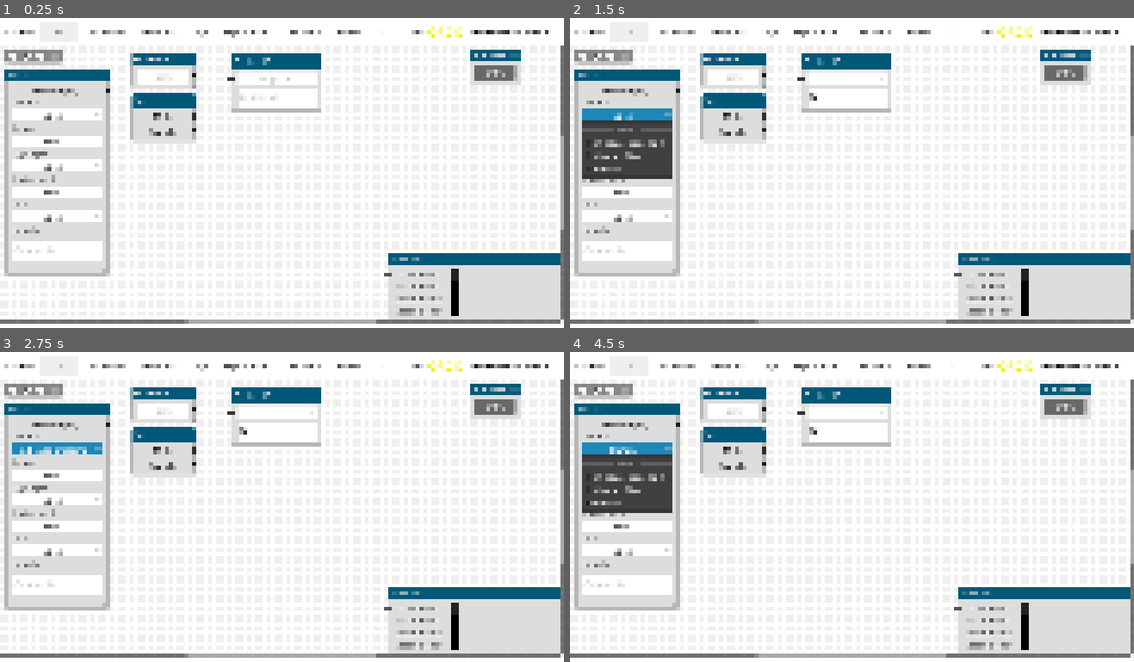
Above: before the commit, frames 1-4 (two rows, left to right).
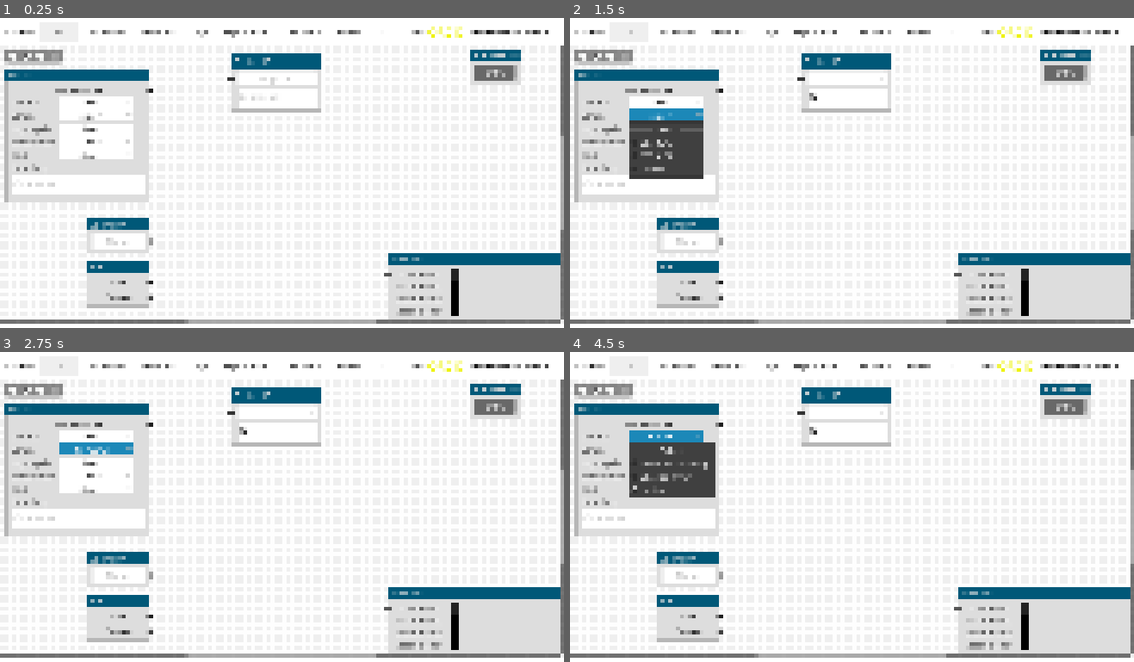
Above: after the commit, the same moments.

Repository: sciple/metadata-app
Game: Godot game, scene res://main.tscn
Two runs of this game, one before a commit and one after it. Both use one fixed random seed, a clock stepped at 60 frames per second and the inputs below.
Inputs (mouse positions are in pixels of both pictures, inside the frame that each line leads up to):
- Up to frame 1 (0.25 s): no input
- Up to frame 2 (1.5 s): click (626, 30) at 0.52 s; type "12" at 0.6 s; click (846, 76) at 0.75 s; type "12" at 0.83 s; click (846, 95) at 0.98 s; type "12" at 1.07 s; click "Select" at 1.25 s
- Up to frame 3 (2.75 s): click "Select" at 2 s
- Up to frame 4 (4.5 s): click "in-house breeding" (after the commit: "Select") at 2.75 s; click "Select" at 3.5 s; click "Harlan" at 4.25 s

The runs differ from the first frame. In frame 1, 10% of the frame differs, in the area x 0-35%, y 11-94%; in frame 2, 11%; in frame 3, 11%; in frame 4, 12%.

Commit message:
MNMS node UI changes

Diff:
--- a/main.tscn
+++ b/main.tscn
@@ -118,15 +118,6 @@
 show_grid_buttons = false
 show_arrange_button = false
 
-[node name="MNMS" parent="GraphEdit" groups=["generic_group"] instance=ExtResource("3_wcure")]
-layout_mode = 0
-offset_left = 11.0
-offset_top = 50.0
-offset_right = 221.0
-offset_bottom = 471.0
-mouse_filter = 1
-position_offset = Vector2(11, 50)
-
 [node name="log" parent="GraphEdit" groups=["generic_group"] instance=ExtResource("6_oagim")]
 layout_mode = 0
 offset_left = 958.0
@@ -138,21 +129,21 @@
 
 [node name="operator" parent="GraphEdit" groups=["generic_group"] instance=ExtResource("7_gjysb")]
 layout_mode = 0
-offset_left = 268.0
-offset_top = 18.0
-offset_right = 397.0
-offset_bottom = 88.0
-mouse_filter = 1
-position_offset = Vector2(268, 18)
+offset_left = 176.0
+offset_top = 356.0
+offset_right = 305.0
+offset_bottom = 426.0
+mouse_filter = 1
+position_offset = Vector2(176, 356)
 
 [node name="sex_plus" parent="GraphEdit" groups=["generic_group"] instance=ExtResource("5_ijwid")]
 layout_mode = 0
-offset_left = 268.0
-offset_top = 104.0
-offset_right = 397.0
-offset_bottom = 197.0
-mouse_filter = 1
-position_offset = Vector2(268, 104)
+offset_left = 176.0
+offset_top = 442.0
+offset_right = 305.0
+offset_bottom = 535.0
+mouse_filter = 1
+position_offset = Vector2(176, 442)
 
 [node name="timeline" parent="GraphEdit" groups=["generic_group"] instance=ExtResource("8_t677l")]
 layout_mode = 1
@@ -180,6 +171,15 @@
 offset_bottom = 135.0
 mouse_filter = 1
 position_offset = Vector2(472, 23)
+
+[node name="MNMS" parent="GraphEdit" instance=ExtResource("3_wcure")]
+layout_mode = 0
+offset_left = 11.0
+offset_top = 50.0
+offset_right = 305.0
+offset_bottom = 322.0
+mouse_filter = 1
+position_offset = Vector2(11, 50)
 
 [node name="orcid_container" type="HBoxContainer" parent="."]
 layout_mode = 1
--- a/static/mnms.tscn
+++ b/static/mnms.tscn
@@ -1,16 +1,13 @@
-[gd_scene load_steps=6 format=3 uid="uid://dd51kugvn0abf"]
+[gd_scene load_steps=5 format=3 uid="uid://dd51kugvn0abf"]
 
 [ext_resource type="PackedScene" uid="uid://bnr0tg0ideh1y" path="res://node_element/node_element.tscn" id="1_vah2h"]
 [ext_resource type="PackedScene" uid="uid://b0qq2mo0de8cu" path="res://node_element/option_button.tscn" id="2_quu13"]
 [ext_resource type="PackedScene" uid="uid://jpdmj2inuyk1" path="res://UI/label.tscn" id="2_wtea6"]
 [ext_resource type="PackedScene" uid="uid://2ef7xpk2mjkj" path="res://node_element/comments.tscn" id="3_u1an4"]
 
-[sub_resource type="StyleBoxFlat" id="StyleBoxFlat_6oo42"]
-
-[node name="MNMS" instance=ExtResource("1_vah2h")]
-offset_right = 210.0
-offset_bottom = 421.0
-resizable = true
+[node name="MNMS" groups=["mnms"] instance=ExtResource("1_vah2h")]
+offset_right = 294.0
+offset_bottom = 266.0
 title = "MNMS"
 slot/0/left_enabled = false
 slot/0/left_type = 0
@@ -39,42 +36,6 @@
 slot/2/right_color = Color(0.133333, 0.133333, 0.133333, 1)
 slot/2/right_icon = null
 slot/2/draw_stylebox = true
-slot/3/left_enabled = false
-slot/3/left_type = 0
-slot/3/left_color = Color(1, 1, 1, 1)
-slot/3/left_icon = null
-slot/3/right_enabled = false
-slot/3/right_type = 0
-slot/3/right_color = Color(0.133333, 0.133333, 0.133333, 1)
-slot/3/right_icon = null
-slot/3/draw_stylebox = true
-slot/4/left_enabled = false
-slot/4/left_type = 0
-slot/4/left_color = Color(1, 1, 1, 1)
-slot/4/left_icon = null
-slot/4/right_enabled = false
-slot/4/right_type = 0
-slot/4/right_color = Color(0.133333, 0.133333, 0.133333, 1)
-slot/4/right_icon = null
-slot/4/draw_stylebox = true
-slot/5/left_enabled = false
-slot/5/left_type = 0
-slot/5/left_color = Color(1, 1, 1, 1)
-slot/5/left_icon = null
-slot/5/right_enabled = false
-slot/5/right_type = 0
-slot/5/right_color = Color(0.133333, 0.133333, 0.133333, 1)
-slot/5/right_icon = null
-slot/5/draw_stylebox = true
-slot/6/left_enabled = false
-slot/6/left_type = 0
-slot/6/left_color = Color(1, 1, 1, 1)
-slot/6/left_icon = null
-slot/6/right_enabled = false
-slot/6/right_type = 0
-slot/6/right_color = Color(0.133333, 0.133333, 0.133333, 1)
-slot/6/right_icon = null
-slot/6/draw_stylebox = true
 
 [node name="global" type="Label" parent="." index="1"]
 layout_mode = 2
@@ -82,14 +43,38 @@
 text = "Global Apply"
 horizontal_alignment = 1
 
-[node name="VBoxContainer" type="VBoxContainer" parent="." index="2"]
+[node name="HBoxContainer" type="HBoxContainer" parent="." index="2"]
 layout_mode = 2
 
-[node name="vendor" parent="VBoxContainer" index="0" instance=ExtResource("2_wtea6")]
+[node name="VBoxContainer_left" type="VBoxContainer" parent="HBoxContainer" index="0"]
 layout_mode = 2
+
+[node name="vendor" parent="HBoxContainer/VBoxContainer_left" index="0" instance=ExtResource("2_wtea6")]
+layout_mode = 2
+size_flags_horizontal = 3
 text = "Vendor"
 
-[node name="vendor_option" parent="VBoxContainer" index="1" instance=ExtResource("2_quu13")]
+[node name="strain" parent="HBoxContainer/VBoxContainer_left" index="1" instance=ExtResource("2_wtea6")]
+layout_mode = 2
+size_flags_horizontal = 3
+text = "Strain"
+
+[node name="light_cycle" parent="HBoxContainer/VBoxContainer_left" index="2" instance=ExtResource("2_wtea6")]
+layout_mode = 2
+text = "Light cycle"
+
+[node name="enrichment" parent="HBoxContainer/VBoxContainer_left" index="3" instance=ExtResource("2_wtea6")]
+layout_mode = 2
+text = "Enrichment"
+
+[node name="diet" parent="HBoxContainer/VBoxContainer_left" index="4" instance=ExtResource("2_wtea6")]
+layout_mode = 2
+text = "Diet"
+
+[node name="VBoxContainer_right" type="VBoxContainer" parent="HBoxContainer" index="1"]
+layout_mode = 2
+
+[node name="vendor_option" parent="HBoxContainer/VBoxContainer_right" index="0" instance=ExtResource("2_quu13")]
 layout_mode = 2
 item_count = 4
 popup/item_1/text = "in-house breeding"
@@ -99,15 +84,9 @@
 popup/item_3/text = "Harlan"
 popup/item_3/id = 3
 
-[node name="VBoxContainer2" type="VBoxContainer" parent="." index="3"]
+[node name="strain_option" parent="HBoxContainer/VBoxContainer_right" index="1" instance=ExtResource("2_quu13")]
 layout_mode = 2
-
-[node name="strain" parent="VBoxContainer2" index="0" instance=ExtResource("2_wtea6")]
-layout_mode = 2
-text = "Strain"
-
-[node name="strain_option" parent="VBoxContainer2" index="1" instance=ExtResource("2_quu13")]
-layout_mode = 2
+size_flags_horizontal = 3
 item_count = 4
 popup/item_1/text = "C57BL/6J"
 popup/item_1/id = 1
@@ -116,14 +95,7 @@
 popup/item_3/text = "DBA/2"
 popup/item_3/id = 3
 
-[node name="VBoxContainer3" type="VBoxContainer" parent="." index="4"]
-layout_mode = 2
-
-[node name="light_cycle" parent="VBoxContainer3" index="0" instance=ExtResource("2_wtea6")]
-layout_mode = 2
-text = "Light cycle"
-
-[node name="light_cycle_option" parent="VBoxContainer3" index="1" instance=ExtResource("2_quu13")]
+[node name="light_cycle_option" parent="HBoxContainer/VBoxContainer_right" index="2" instance=ExtResource("2_quu13")]
 layout_mode = 2
 item_count = 4
 popup/item_1/text = "07:00-19:00 Light"
@@ -133,14 +105,7 @@
 popup/item_3/text = "07:00-19:00 Dark"
 popup/item_3/id = 3
 
-[node name="VBoxContainer4" type="VBoxContainer" parent="." index="5"]
-layout_mode = 2
-
-[node name="enrichment" parent="VBoxContainer4" index="0" instance=ExtResource("2_wtea6")]
-layout_mode = 2
-text = "Enrichment"
-
-[node name="enrichment_option" parent="VBoxContainer4" index="1" instance=ExtResource("2_quu13")]
+[node name="enrichment_option" parent="HBoxContainer/VBoxContainer_right" index="3" instance=ExtResource("2_quu13")]
 layout_mode = 2
 item_count = 3
 popup/item_1/text = "True"
@@ -148,14 +113,7 @@
 popup/item_2/text = "False"
 popup/item_2/id = 2
 
-[node name="VBoxContainer5" type="VBoxContainer" parent="." index="6"]
-layout_mode = 2
-
-[node name="diet" parent="VBoxContainer5" index="0" instance=ExtResource("2_wtea6")]
-layout_mode = 2
-text = "Diet"
-
-[node name="diet_option" parent="VBoxContainer5" index="1" instance=ExtResource("2_quu13")]
+[node name="diet_option" parent="HBoxContainer/VBoxContainer_right" index="4" instance=ExtResource("2_quu13")]
 layout_mode = 2
 item_count = 3
 popup/item_1/text = "Fed"
@@ -163,16 +121,12 @@
 popup/item_2/text = "Fasted"
 popup/item_2/id = 2
 
-[node name="VBoxContainer6" type="VBoxContainer" parent="." index="7"]
+[node name="VBoxContainer" type="VBoxContainer" parent="." index="3"]
 layout_mode = 2
 
-[node name="handling" parent="VBoxContainer6" index="0" instance=ExtResource("2_wtea6")]
+[node name="handling" parent="VBoxContainer" index="0" instance=ExtResource("2_wtea6")]
 layout_mode = 2
 text = "Handling"
 
-[node name="HSeparator" type="HSeparator" parent="VBoxContainer6" index="1"]
+[node name="comments" parent="VBoxContainer" index="1" instance=ExtResource("3_u1an4")]
 layout_mode = 2
-theme_override_styles/separator = SubResource("StyleBoxFlat_6oo42")
-
-[node name="comments" parent="VBoxContainer6" index="2" instance=ExtResource("3_u1an4")]
-layout_mode = 2
